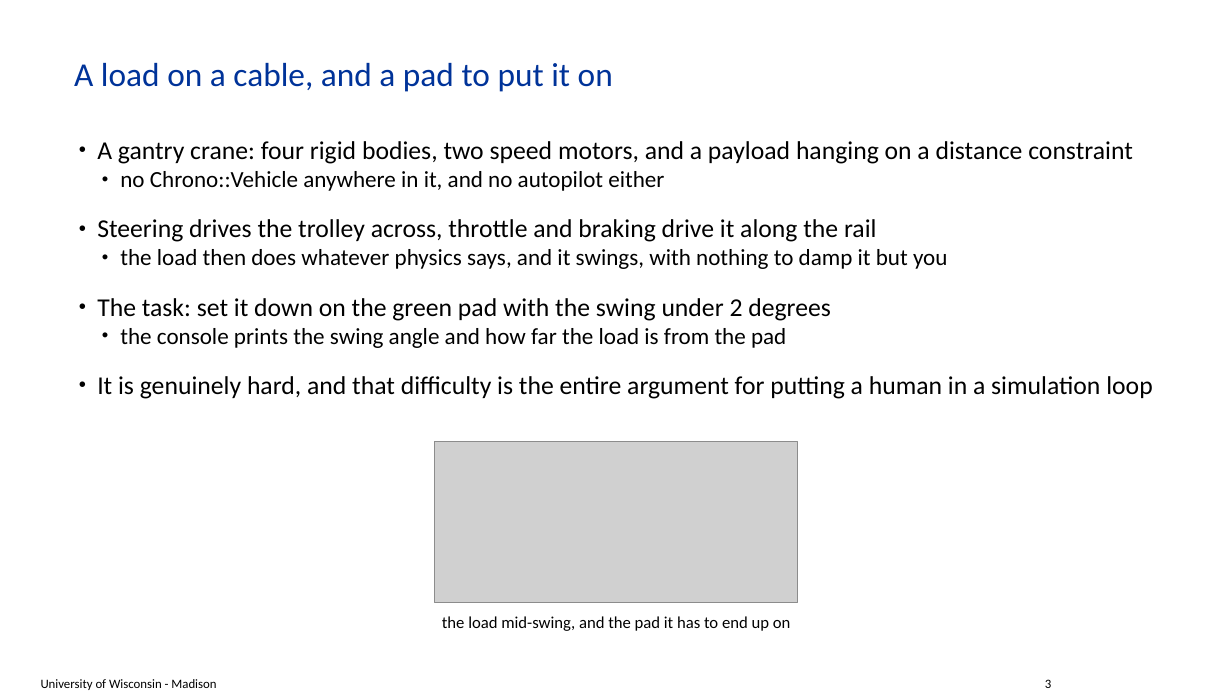
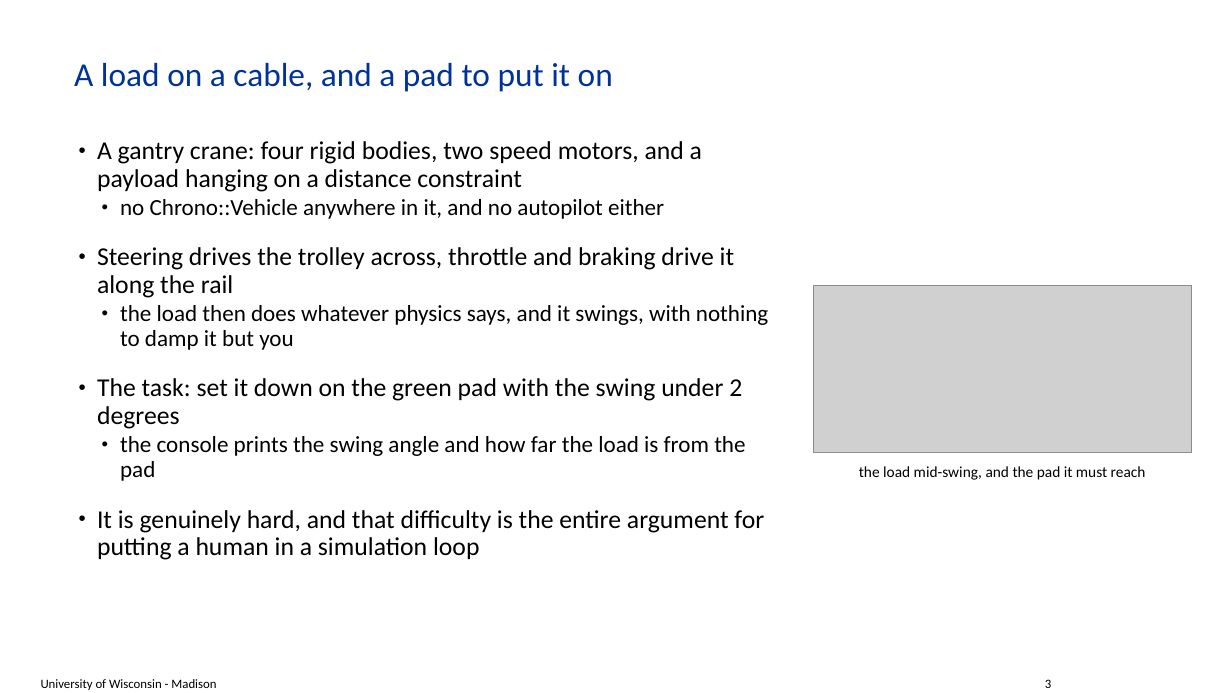
Before and after one commit to ksha23/chrono-hil-tutorial, a slide deck: slide 3 of tutorial_HIL_driver.pptx. Drawn at 1232x693 pixels with LibreOffice and Linux fonts; fonts in the diff are those of the drawing; grey boxes stand for pictures; background and template pictures are left out. Boxes give left, top, right and bottom in pixels: in the first picture for what was removed or moved away, otherwise in the second. Text is boxed around its words. In the diff, an @@ line names an element or a change of style, - is before the commit and + after.

Commit message:
Lay the images out beside the text instead of under it
Kyle's preference, and he is right: the strip-under-the-bullets layout left the
HMMWV about an inch tall and reading as an afterthought. All four images now sit
in a right-hand column with the text narrowed to the left, which roughly doubles
every picture -- the HMMWV goes from 1.18in to 4.10in wide.

Narrowing the text costs vertical space, because every one of these slides
already had lines wrapping at full width. Measured it first rather than guessing:
a 7.8in text column against a 4.1in image column keeps the longest slide (the
Parts 6-8 summary, eight bullets) at 6.93in against a 7.20in floor.

Setting only left and width on a layout placeholder writes an incomplete
transform: PowerPoint then reads top and height as zero, and the first export
had the bullets starting at the top of the slide, straight through the title.
Fixed by setting all four, and the export check now asserts no body text begins
above the title it belongs under.

```diff
--- a/tutorial_HIL_driver.pptx
+++ b/tutorial_HIL_driver.pptx
@@ text "A gantry crane: four rigid ..." rewrapped from box(97, 141, 1152, 399) to box(97, 141, 768, 560) @@
@@ picture: place and size @@
-picture at box(434, 442, 799, 603)
+picture at box(813, 286, 1192, 453)
@@ text at box(859, 466, 1146, 480): text changed; size 13 to 12 pt @@
-the load mid-swing, and the pad it has to end up on
+the load mid-swing, and the pad it must reach
```
Also in this commit, not shown: 3 other slides changed, 1 other file.
